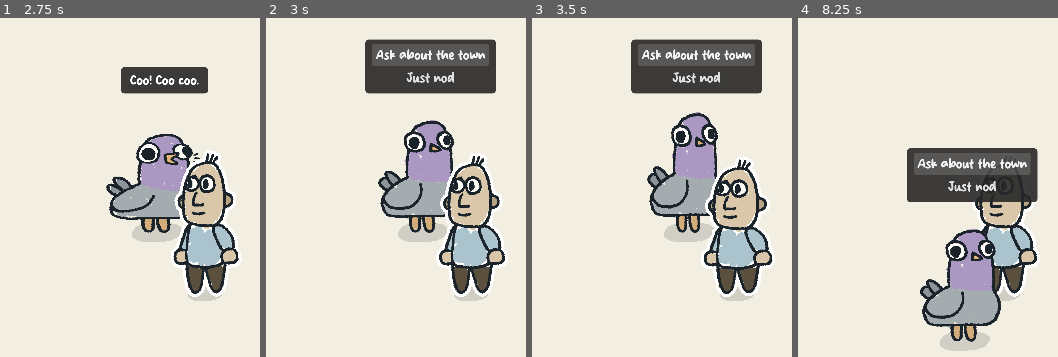
Above: before the commit, frames 1-4 (left to right).
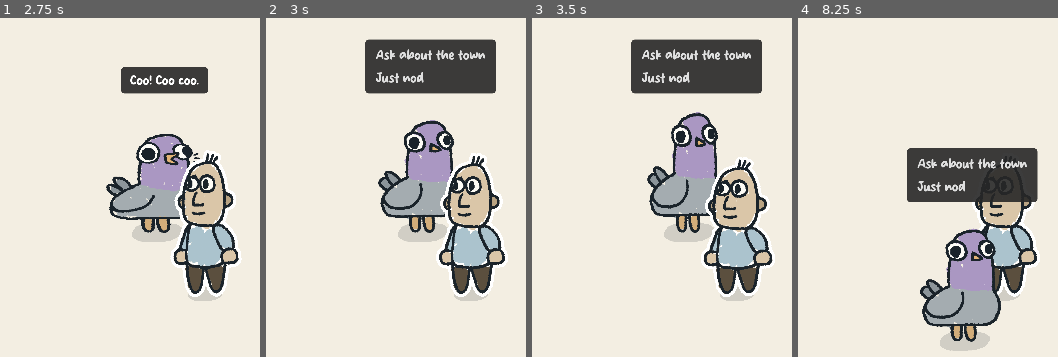
Above: after the commit, the same moments.

Repository: martindzejky/pigeon-in-town
Game: Godot game, scene res://main.tscn
Two runs of this game, one before a commit and one after it. Both use one fixed random seed, a clock stepped at 60 frames per second and the inputs below.
Inputs:
- Up to frame 1 (2.75 s): hold D (move_right) 0.53-1.28 s; hold E (interact) 0.53-1.28 s; hold S (move_down) 1.28-2.03 s; tap E (interact) at 1.35 s; hold D (move_right) from 2.03 s (still down); hold E (interact) from 2.03 s (still down)
- Up to frame 2 (3 s): release D (move_right) at 2.78 s; release E (interact) at 2.78 s; hold W (move_up) from 2.78 s (still down); tap E (interact) at 2.85 s
- Up to frame 3 (3.5 s): keep holding W (move_up)
- Up to frame 4 (8.25 s): release W (move_up) at 3.5 s; click "Ask about the town" at 3.5 s; hold E (interact) 4.28-5.03 s; hold A (move_left) 4.28-5.78 s; tap E (interact) at 5.1, 6.6, 8.1 s; hold S (move_down) 5.78-6.53 s; hold E (interact) 5.78-6.53 s; hold D (move_right) 6.53-7.28 s; hold W (move_up) 7.28-8.03 s; hold E (interact) 7.28-8.03 s; hold D (move_right) from 8.03 s (still down)

Frame 1 is identical in both runs. In frame 2, 2.9% of the frame differs, in the area x 40-86%, y 7-20%; in frame 3, 2.9%; in frame 4, 2.9%.

Commit message:
dialog scheme files

Diff:
--- a/objects/pigeon.tscn
+++ b/objects/pigeon.tscn
@@ -15,6 +15,7 @@
 [ext_resource type="Script" uid="uid://dng805owyluvc" path="res://scripts/npc_detector.gd" id="12_npc_detector"]
 [ext_resource type="PackedScene" path="res://ui/choice_bubble.tscn" id="13_b2as5"]
 [ext_resource type="Script" uid="uid://bmklxhqul1ie" path="res://scripts/pigeon_states/dialogue_state.gd" id="13_dialogue_state"]
+[ext_resource type="PackedScene" path="res://ui/choice_button.tscn" id="14_b2as5"]
 [ext_resource type="Script" uid="uid://ca2p4b7lmngsu" path="res://scripts/pigeon_states/talking_state.gd" id="14_talking_state"]
 [ext_resource type="Script" uid="uid://cr44fmp2q46av" path="res://scripts/pigeon_states/choice_state.gd" id="15_choice_state"]
 [ext_resource type="Script" uid="uid://b4qt8n87qojtp" path="res://scripts/dialogue_ui_anchor.gd" id="16_dialogue_ui_anchor"]
@@ -365,6 +366,7 @@
 script = ExtResource("16_dialogue_ui_anchor")
 say_bubble_scene = ExtResource("12_n6d0e")
 choice_bubble_scene = ExtResource("13_b2as5")
+choice_button_scene = ExtResource("14_b2as5")
 
 [node name="animation" type="AnimationPlayer" parent="." unique_id=1782443690]
 libraries/ = SubResource("AnimationLibrary_main")
--- a/scripts/dialogue_ui_anchor.gd
+++ b/scripts/dialogue_ui_anchor.gd
@@ -7,6 +7,7 @@
 
 @export var say_bubble_scene: PackedScene
 @export var choice_bubble_scene: PackedScene
+@export var choice_button_scene: PackedScene
 var _bubble: Control = null
 var _showing_choices := false
 
@@ -27,12 +28,11 @@
 
   var choices_container := _bubble.get_node('panel/choices') as VBoxContainer
   for i in options.size():
-    var button := Button.new()
+    var button := choice_button_scene.instantiate() as Button
     button.text = options[i]
     button.pressed.connect(_on_choice_pressed.bind(i))
     choices_container.add_child(button)
 
-  # grab focus on the first button
   choices_container.get_child(0).call_deferred('grab_focus')
 
 
--- a/ui/choice_bubble.tscn
+++ b/ui/choice_bubble.tscn
@@ -10,41 +10,6 @@
 content_margin_top = 16.0
 content_margin_right = 24.0
 content_margin_bottom = 16.0
-
-[sub_resource type="StyleBoxFlat" id="StyleBoxFlat_button_normal"]
-bg_color = Color(0, 0, 0, 0)
-content_margin_left = 12.0
-content_margin_top = 8.0
-content_margin_right = 12.0
-content_margin_bottom = 8.0
-
-[sub_resource type="StyleBoxFlat" id="StyleBoxFlat_button_hover"]
-bg_color = Color(1, 1, 1, 0.15)
-corner_radius_top_left = 6
-corner_radius_top_right = 6
-corner_radius_bottom_right = 6
-corner_radius_bottom_left = 6
-content_margin_left = 12.0
-content_margin_top = 8.0
-content_margin_right = 12.0
-content_margin_bottom = 8.0
-
-[sub_resource type="StyleBoxFlat" id="StyleBoxFlat_button_focus"]
-bg_color = Color(1, 1, 1, 0.15)
-corner_radius_top_left = 6
-corner_radius_top_right = 6
-corner_radius_bottom_right = 6
-corner_radius_bottom_left = 6
-content_margin_left = 12.0
-content_margin_top = 8.0
-content_margin_right = 12.0
-content_margin_bottom = 8.0
-
-[sub_resource type="Theme" id="Theme_choices"]
-Button/styles/normal = SubResource("StyleBoxFlat_button_normal")
-Button/styles/hover = SubResource("StyleBoxFlat_button_hover")
-Button/styles/focus = SubResource("StyleBoxFlat_button_focus")
-Button/styles/pressed = SubResource("StyleBoxFlat_button_hover")
 
 [node name="choice_bubble" type="VBoxContainer"]
 anchors_preset = 8
@@ -62,7 +27,12 @@
 theme_override_styles/panel = SubResource("StyleBoxFlat_panel")
 
 [node name="choices" type="VBoxContainer" parent="panel"]
-theme = SubResource("Theme_choices")
+
+[node name="placeholder_1" parent="panel/choices" instance_placeholder="res://ui/choice_button.tscn"]
+
+[node name="placeholder_2" parent="panel/choices" instance_placeholder="res://ui/choice_button.tscn"]
+
+[node name="placeholder_3" parent="panel/choices" instance_placeholder="res://ui/choice_button.tscn"]
 
 [node name="tail" type="TextureRect" parent="."]
 layout_mode = 2
--- /dev/null
+++ b/ui/choice_button.tscn
@@ -0,0 +1,38 @@
+[gd_scene format=3 uid="uid://dirdwnrmrt4dx"]
+
+[sub_resource type="StyleBoxFlat" id="StyleBoxFlat_normal"]
+content_margin_left = 12.0
+content_margin_top = 8.0
+content_margin_right = 12.0
+content_margin_bottom = 8.0
+bg_color = Color(0, 0, 0, 0)
+
+[sub_resource type="StyleBoxFlat" id="StyleBoxFlat_hover"]
+content_margin_left = 12.0
+content_margin_top = 8.0
+content_margin_right = 12.0
+content_margin_bottom = 8.0
+bg_color = Color(1, 1, 1, 0.15)
+corner_radius_top_left = 6
+corner_radius_top_right = 6
+corner_radius_bottom_right = 6
+corner_radius_bottom_left = 6
+
+[sub_resource type="StyleBoxFlat" id="StyleBoxFlat_focus"]
+content_margin_left = 12.0
+content_margin_top = 8.0
+content_margin_right = 12.0
+content_margin_bottom = 8.0
+bg_color = Color(1, 1, 1, 0.15)
+corner_radius_top_left = 6
+corner_radius_top_right = 6
+corner_radius_bottom_right = 6
+corner_radius_bottom_left = 6
+
+[node name="choice_button" type="Button" unique_id=2000711049]
+theme_override_styles/normal = SubResource("StyleBoxFlat_normal")
+theme_override_styles/pressed = SubResource("StyleBoxFlat_hover")
+theme_override_styles/hover = SubResource("StyleBoxFlat_hover")
+theme_override_styles/focus = SubResource("StyleBoxFlat_focus")
+text = "Choice"
+alignment = 0
